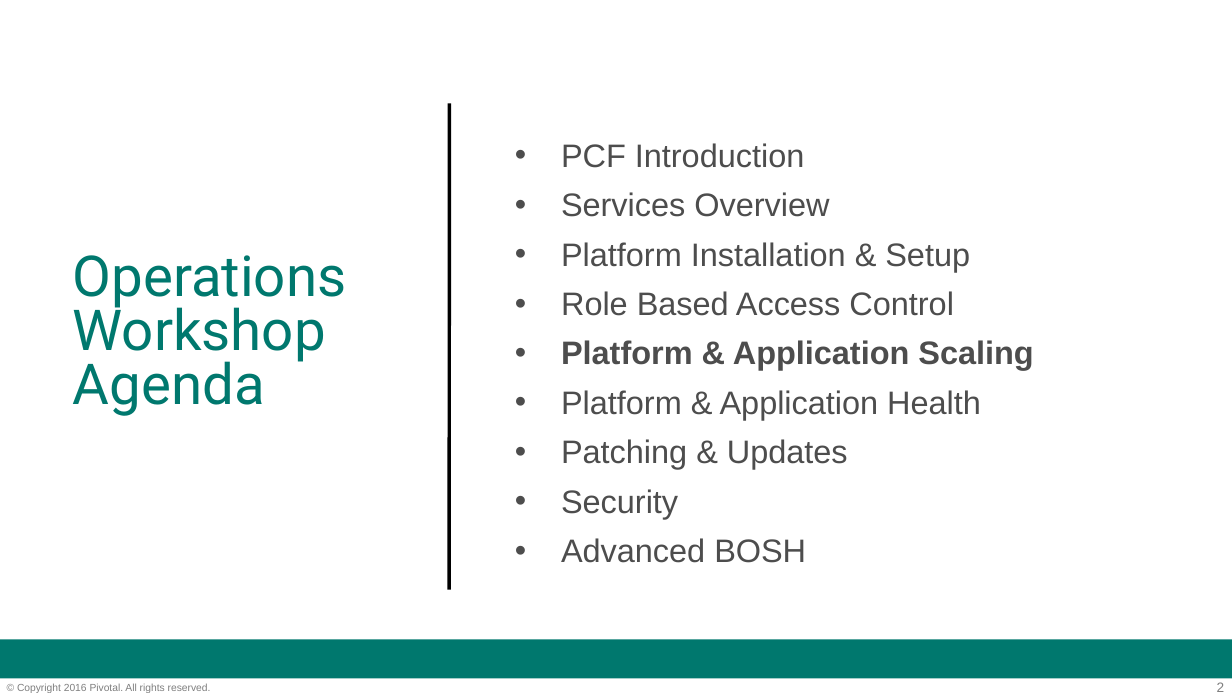
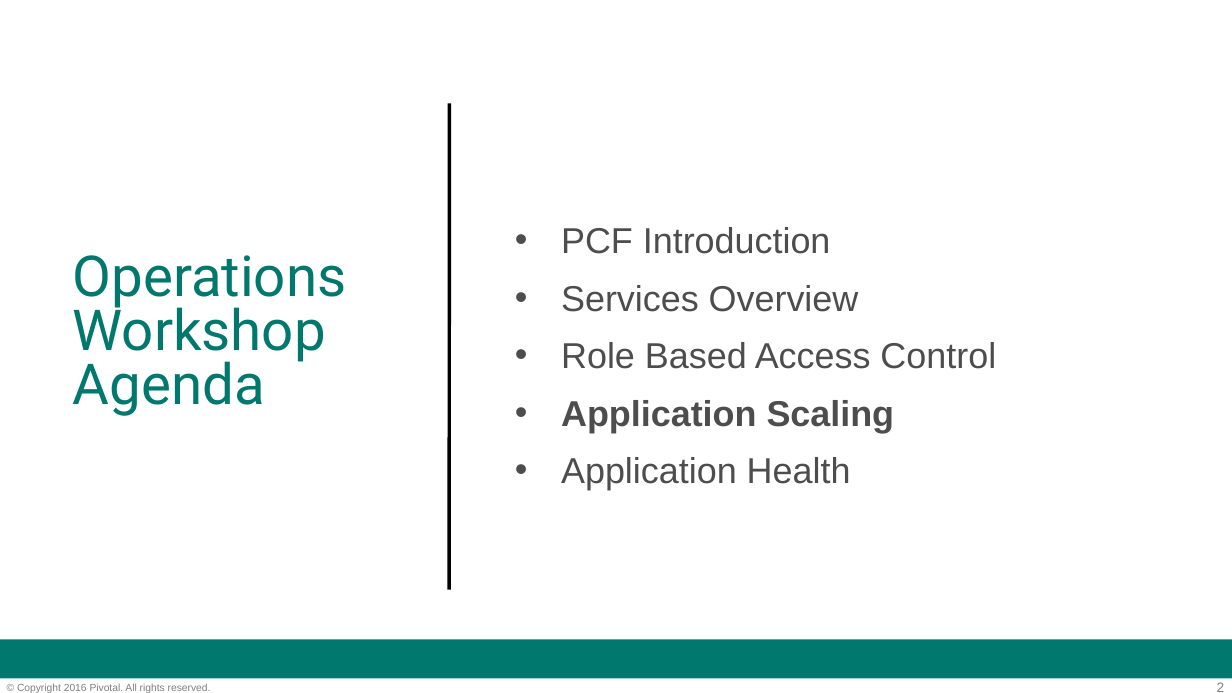
Before and after one commit to phopper-pivotal/PCF-Workshop, a slide deck: slide 2 of PCF-Workshop-Developer/slides/05-Ops_Workshop-Platform_and_Application_Scaling.ppt. Drawn at 1232x693 pixels with LibreOffice and Linux fonts; fonts in the diff are those of the drawing; background and template pictures are left out. Boxes give left, top, right and bottom in pixels: in the first picture for what was removed or moved away, otherwise in the second. Text is boxed around its words. In the diff, an @@ line names an element or a change of style, - is before the commit and + after.

```diff
--- a/PCF-Workshop-Developer/slides/05-Ops_Workshop-Platform_and_Application_Scaling.ppt
+++ b/PCF-Workshop-Developer/slides/05-Ops_Workshop-Platform_and_Application_Scaling.ppt
@@ text at [561, 227, 996, 369]: size 19 to 21 pt in "PCF Introduction", "Services Overview", "Role Based Access Control"; line spacing 0.9 to 1 @@
@@ text at [561, 242, 970, 272]: paragraph removed @@
-• Platform Installation & Setup
@@ text at [561, 400, 895, 490]: text changed; size 19 to 21 pt; bold on @@
-• Platform & Application Scaling
-• Platform & Application Health
-• Patching & Updates
-• Security
-• Advanced BOSH
+• Application Scaling
+• Application Health
```
Also in this commit, not shown: 1 other slide changed, 3 other files.
